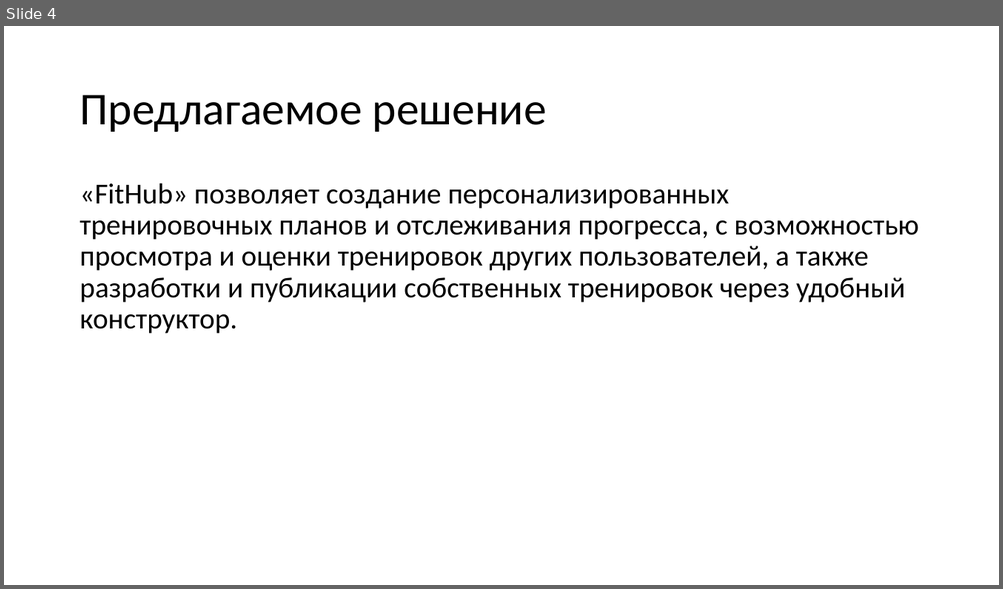
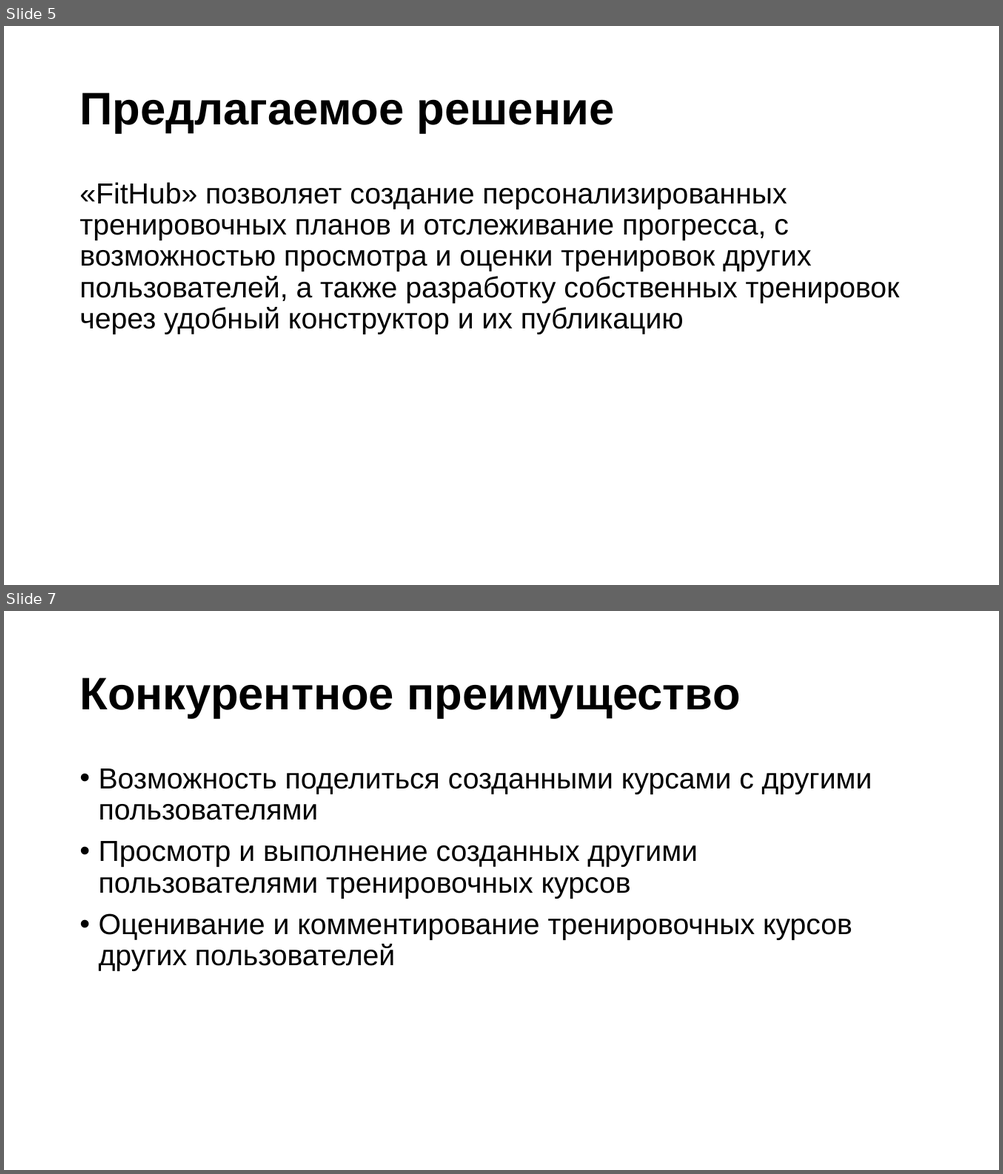
Before and after one commit to partickle/FitHub_Docs, a slide deck: Презентация технического задания.pptx. Shown one above the other, each under a label of ours: slide 4 before the commit, slides 5 and 7 after it; the slides between them are not shown. The pictures are 1003x589 and 1003x1174 pixels, drawn with LibreOffice and Linux fonts; fonts in the diff are those of the drawing. Boxes give left, top, right and bottom in pixels: in the first picture for what was removed or moved away, otherwise in the second. Text is boxed around its words. In the diff, an @@ line names an element or a change of style, - is before the commit and + after.

```diff
--- a/Презентация технического задания.pptx
+++ b/Презентация технического задания.pptx
@@ slide 7 added at [4, 611, 999, 1170], background #FFFFFF @@
@@ title added at [79, 678, 740, 718], 44 pt, text #000000, bold @@
+Конкурентное преимущество
@@ text added at [99, 769, 872, 971], 28 pt, text #000000 @@
+• Возможность поделиться созданными курсами с другими пользователями
+• Просмотр и выполнение созданных другими пользователями тренировочных курсов
+• Оценивание и комментирование тренировочных курсов других пользователей
@@ what was slide 4 is now slide 5 @@
@@ slide 5 changed as well @@
@@ title "Предлагаемое решение" at [79, 93, 614, 133]: font Calibri to Arial, bold on @@
@@ text at [79, 182, 899, 335]: text changed; font Calibri to Arial @@
-«FitHub» позволяет создание персонализированных тренировочных планов и отслеживания прогресса, с возможностью просмотра и оценки тренировок других пользователей, а также разработки и публикации собственных тренировок через удобный конструктор.
+«FitHub» позволяет создание персонализированных тренировочных планов и отслеживание прогресса, с возможностью просмотра и оценки тренировок других пользователей, а также разработку собственных тренировок через удобный конструктор и их публикацию
```
Also in this commit, not shown: 2 other slides changed, 11 other slides added, 3 slides removed.
